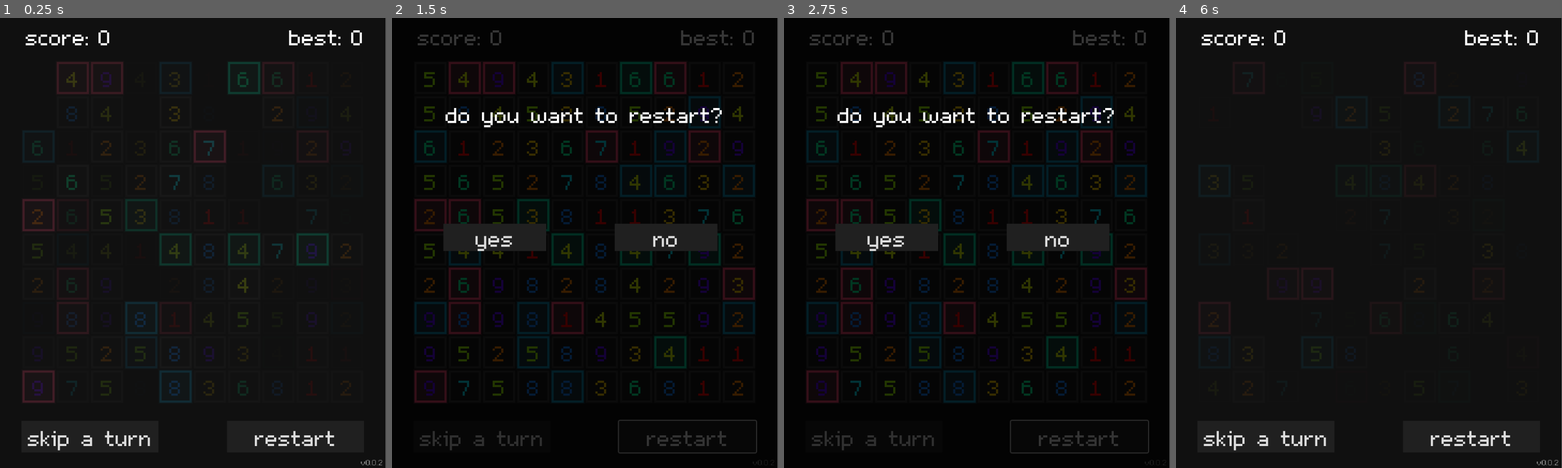
Above: before the commit, frames 1-4 (left to right).
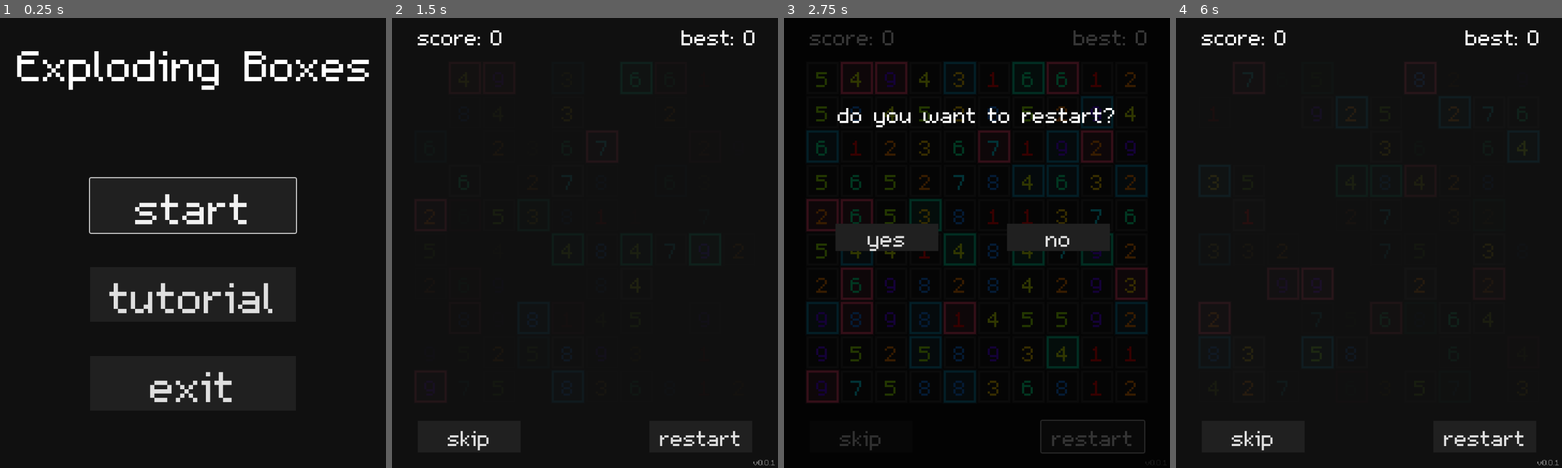
Above: after the commit, the same moments.

Repository: lorossi/Exploding-Boxes
Game: Godot game, scene res://scenes/gui/main_menu.tscn
The game is run twice, just before and just after one commit, with the same random seed, the same clock (stepped at 60 frames per second) and the same inputs. Before the commit the project starts from res://scenes/gui/level.tscn.
Inputs (mouse positions are in pixels of both pictures, inside the frame that each line leads up to):
- Up to frame 1 (0.25 s): no input
- Up to frame 2 (1.5 s): click (689, 436) at 0.5 s, where only the run before the commit has a clickable "restart"; click (585, 207) at 1.25 s, where only the run after the commit has a clickable "start"
- Up to frame 3 (2.75 s): click "restart" at 2 s
- Up to frame 4 (6 s): click "restart" at 2.75 s; click "restart" at 3.5 s; click "skip a turn" (after the commit: "skip") at 4.25 s; click "skip a turn" (after the commit: "skip") at 5 s; click "yes" at 5.75 s
In our replay, the window is 685x800 before the commit and 686x800 after it. These sizes can differ from the game's own. Grey fills any space a smaller window leaves; there, only what the larger window draws over its background counts as a difference.

The runs differ from the first frame. In frame 1, 8.6% of the frame differs, in the area x 4-100%, y 2-100%; in frame 2, 8.8%, in the area x 6-100%, y 2-100%; in frame 3, 1.5%; in frame 4, 0.9%.

Commit message:
small changes

Diff:
--- a/project.godot
+++ b/project.godot
@@ -11,16 +11,23 @@
 [application]
 
 config/name="Puzzle-1"
-config/version="0.0.2"
-run/main_scene="res://scenes/gui/level.tscn"
+config/version="0.0.1"
+run/main_scene="res://scenes/gui/main_menu.tscn"
 config/features=PackedStringArray("4.2", "GL Compatibility")
+boot_splash/bg_color=Color(0.0588235, 0.0588235, 0.0588235, 0.333333)
 config/icon="res://icon.svg"
+
+[autoload]
+
+SoundManagerInstance="*res://scripts/global/sound_manager.gd"
 
 [display]
 
 window/size/viewport_width=720
 window/size/viewport_height=840
 window/size/resizable=false
+window/stretch/mode="viewport"
+window/stretch/aspect="keep_width"
 
 [rendering]
 
--- a/scenes/gui/gui.tscn
+++ b/scenes/gui/gui.tscn
@@ -51,28 +51,22 @@
 text = "0"
 vertical_alignment = 1
 
-[node name="SkipButtonContainer" type="MarginContainer" parent="."]
-custom_minimum_size = Vector2(256, 0)
-layout_mode = 0
-offset_left = 40.0
+[node name="SkipButton" type="Button" parent="."]
+custom_minimum_size = Vector2(128, 0)
+layout_mode = 2
+offset_left = 48.0
 offset_top = 752.0
-offset_right = 296.0
+offset_right = 240.0
 offset_bottom = 811.0
+text = "skip"
 
-[node name="SkipButton" type="Button" parent="SkipButtonContainer"]
+[node name="RestartButton" type="Button" parent="."]
+custom_minimum_size = Vector2(128, 0)
 layout_mode = 2
-text = "skip a turn"
-
-[node name="RestartButtonContainer" type="MarginContainer" parent="."]
-custom_minimum_size = Vector2(256, 0)
-layout_mode = 0
-offset_left = 424.0
+offset_left = 480.0
 offset_top = 752.0
-offset_right = 680.0
+offset_right = 672.0
 offset_bottom = 811.0
-
-[node name="RestartButton" type="Button" parent="RestartButtonContainer"]
-layout_mode = 2
 text = "restart"
 
 [node name="VersionLabel" type="Label" parent="."]
--- a/scenes/gui/level.tscn
+++ b/scenes/gui/level.tscn
@@ -1,9 +1,10 @@
-[gd_scene load_steps=5 format=3 uid="uid://cn5qn75mxiokf"]
+[gd_scene load_steps=6 format=3 uid="uid://cn5qn75mxiokf"]
 
 [ext_resource type="Script" path="res://scripts/gui/level.gd" id="1_16c7t"]
 [ext_resource type="PackedScene" uid="uid://byvrsvu08omp3" path="res://scenes/gui/gui.tscn" id="2_fiagx"]
 [ext_resource type="PackedScene" uid="uid://cptbi1wmj4q8r" path="res://scenes/gui/game_over.tscn" id="3_jkiha"]
 [ext_resource type="PackedScene" uid="uid://uq1vkp0jubww" path="res://scenes/gui/active_rect.tscn" id="3_k54h8"]
+[ext_resource type="PackedScene" uid="uid://chtm0s6rncp54" path="res://scenes/gui/sound_player.tscn" id="3_lompf"]
 
 [node name="Level" type="Node2D"]
 script = ExtResource("1_16c7t")
@@ -24,6 +25,8 @@
 
 [node name="ActiveRect" parent="." instance=ExtResource("3_k54h8")]
 
+[node name="SoundPlayer" parent="." instance=ExtResource("3_lompf")]
+
 [node name="Gui" parent="." instance=ExtResource("2_fiagx")]
 
 [node name="GameOver" parent="." instance=ExtResource("3_jkiha")]
--- a/scenes/themes/gui_theme.tres
+++ b/scenes/themes/gui_theme.tres
@@ -15,3 +15,5 @@
 HBoxContainer/constants/separation = 16
 Label/font_sizes/font_size = 64
 Label/fonts/font = ExtResource("1_fqgri")
+MarginContainer/constants/margin_left = 32
+MarginContainer/constants/margin_right = 32
--- a/scripts/gui/level.gd
+++ b/scripts/gui/level.gd
@@ -2,10 +2,9 @@
 
 extends Node2D
 
-@export var cell_size: int = 64
-
 var _mouse_pressed: bool
 
+var _cell_size: int
 var _score: int
 
 var _base_cell_probability: float = 0.75
@@ -24,6 +23,11 @@
 var _active_rect: ActiveRect
 var _gui: GUI
 var _game_over: GameOver
+var _sound_player: SoundPlayer
+
+
+func _init() -> void:
+	_cell_size = 64
 
 
 func _ready() -> void:
@@ -32,13 +36,17 @@
 	_level_area = $LevelArea
 	_gui = $Gui
 	_game_over = $GameOver
+	_sound_player = $SoundPlayer
 
 	_gui.reset.connect(_restart_game)
 	_gui.skip.connect(_skip_turn)
 
 	_game_over.reset.connect(_restart_game)
 
-	_max_cells = _level_area.size / cell_size
+	_active_rect.rect_changed.connect(_on_rect_size_changed)
+	_active_rect.rect_reset.connect(_on_rect_size_reset)
+
+	_max_cells = _level_area.size / _cell_size
 	_restart_game()
 
 
@@ -53,7 +61,7 @@
 	for y in range(_max_cells.y):
 		for x in range(_max_cells.x):
 			var cell = CellFactory.create_random_cell(_base_cell_probability)
-			var cell_position = Vector2(x, y) * cell_size + _level_area.position
+			var cell_position = Vector2(x, y) * _cell_size + _level_area.position
 			_create_cell(cell, cell_position)
 
 	_score = 0
@@ -63,6 +71,9 @@
 
 func _skip_turn() -> void:
 	if _is_game_over():
+		return
+
+	if _is_any_cell_exploding():
 		return
 
 	while true:
@@ -80,7 +91,7 @@
 
 	cell.position = pos
 	cell.dead.connect(_on_cell_dead)
-	cell.set_size(Vector2.ONE * cell_size)
+	cell.set_size(Vector2.ONE * _cell_size)
 	cell.set_number((randi() % 9) + 1)
 	cell.set_skip_first_update(skip_first_update)
 
@@ -112,12 +123,36 @@
 
 
 func _on_cell_dead(cell: Cell) -> void:
+	var explosion_played: bool = false
+
 	if cell is ExplosiveCell and not cell.is_exploding():
 		_explode_cell(cell)
 
+		if not explosion_played:
+			_sound_player.play_cell_explosion()
+			explosion_played = true
+
+
+func _on_rect_size_changed(new_rect: Rect2, old_rect: Rect2) -> void:
+	var new_a = new_rect.get_area()
+	var old_a = old_rect.get_area()
+
+	if new_a == old_a or new_a == 0:
+		return
+
+	var area_ratio = new_a / _level_area.get_rect().get_area()
+	var pitch = remap(area_ratio, 0, 1, 0.5, 2)
+	if new_a > old_a:
+		_sound_player.play_rect_up(pitch)
+		return
+	_sound_player.play_rect_down(pitch)
+
+
+func _on_rect_size_reset() -> void:
+	_sound_player.play_rect_reset()
+
 
 func _explode_cell(cell: ExplosiveCell, radius: int = 1) -> void:
-	cell.explode()
 	var cell_position = _get_pos_from_cell(cell)
 
 	for x in range(-radius, radius + 1):
@@ -152,7 +187,7 @@
 
 			var new_cell = CellFactory.create_random_cell(_base_cell_probability)
 			var index = _max_cells.y * pos.y + pos.x
-			var new_cell_position = Vector2(pos.x, pos.y) * cell_size + _level_area.position
+			var new_cell_position = Vector2(pos.x, pos.y) * _cell_size + _level_area.position
 
 			_create_cell(new_cell, new_cell_position, index, true)
 
@@ -185,7 +220,7 @@
 
 
 func _get_pos_from_mouse(mouse_pos: Vector2) -> Vector2i:
-	return Vector2i((mouse_pos - _level_area.position) / cell_size)
+	return Vector2i((mouse_pos - _level_area.position) / _cell_size)
 
 
 func _get_cells_bbox(cells: Array) -> Rect2:
@@ -215,18 +250,19 @@
 
 	return Rect2(
 		Vector2(min_x, min_y),
-		Vector2(max_x - min_x + cell_size, max_y - min_y + cell_size),
+		Vector2(max_x - min_x + _cell_size, max_y - min_y + _cell_size),
 	)
 
 
 func _reset_active_cells() -> void:
-	_active_rect.reset()
 	_active_cells = []
 
 
+func _reset_active_rect(make_signal: bool = true) -> void:
+	_active_rect.reset(make_signal)
+
+
 func _delete_active_cells() -> void:
-	_active_rect.reset()
-
 	var to_grow = []
 
 	for c in _active_cells:
@@ -241,8 +277,10 @@
 
 			c.die(false)
 
-	for pos in to_grow:
-		_grow_cell(pos)
+	if to_grow.size() > 0:
+		_sound_player.play_cell_grown()
+		for pos in to_grow:
+			_grow_cell(pos)
 
 
 func _get_active_cells_sum() -> int:
@@ -262,8 +300,6 @@
 
 
 func _update_active_cells() -> void:
-	_reset_active_cells()
-
 	_active_cells = _cells_between(_drag_started, _drag_position)
 	_active_rect.set_draw_rect(_get_cells_bbox(_active_cells))
 
@@ -291,6 +327,9 @@
 		if c.update():
 			changed = true
 
+	if changed:
+		_sound_player.play_cell_damaged()
+
 	return changed
 
 
@@ -335,6 +374,17 @@
 			total += c.get_number()
 
 	return total
+
+
+func _is_any_cell_exploding() -> bool:
+	for c in _cells:
+		if c == null or not c is ExplosiveCell:
+			continue
+
+		if c.is_exploding():
+			return true
+
+	return false
 
 
 func _process(_delta):
@@ -347,45 +397,57 @@
 				c.die()
 
 
+func _handle_mouse_button(event: InputEventMouseButton) -> void:
+	# check that the event is a left click
+	if event.button_index != 1:
+		return
+
+	# check that the mouse is inside the level area
+	var mouse_inside = _level_area.get_rect().has_point(event.position)
+	if not mouse_inside:
+		_mouse_pressed = false
+		_reset_active_cells()
+		_reset_active_rect()
+		return
+
+	if _mouse_pressed:
+		_mouse_pressed = false
+		if _get_active_cells_sum() == 10:
+			_score += _get_active_cells_score()
+			_delete_active_cells()
+			_reset_active_rect(false)
+			_update_cells()
+			_sound_player.play_cell_gathered()
+			_gui.set_score(_score)
+			if _score > _gui.get_best_score():
+				_gui.set_best_score(_score)
+		else:
+			_reset_active_cells()
+			_reset_active_rect(true)
+
+	else:
+		_drag_started = event.position
+		_drag_position = event.position
+		_mouse_pressed = true
+
+
+func _handle_mouse_motion(event: InputEventMouseMotion) -> void:
+	if (_drag_position - event.position).length() <= _cell_size / 4.0:
+		return
+	_update_active_cells()
+	_drag_position = event.position
+
+
 func _input(event) -> void:
 	# check that the envent is mouse-related
 	if not event is InputEventMouse:
 		return
 
 	# check if any cell is currently exploding
-	for c in _cells:
-		if c == null:
-			continue
-
-		if c is ExplosiveCell and c.is_exploding():
-			return
+	if _is_any_cell_exploding():
+		return
 
 	if event is InputEventMouseButton:
-		# check that the mouse is inside the level area
-		var mouse_inside = _level_area.get_rect().has_point(event.position)
-		if not mouse_inside:
-			_mouse_pressed = false
-			_reset_active_cells()
-			return
-
-		if event.button_index == 1:
-			if not _mouse_pressed:
-				_drag_started = event.position
-				_drag_position = event.position
-				_mouse_pressed = true
-			else:
-				_mouse_pressed = false
-				if _get_active_cells_sum() == 10:
-					_score += _get_active_cells_score()
-					_delete_active_cells()
-					_update_cells()
-					_gui.set_score(_score)
-					if _score > _gui.get_best_score():
-						_gui.set_best_score(_score)
-				else:
-					_reset_active_cells()
-
+		_handle_mouse_button(event)
 	elif event is InputEventMouseMotion and _mouse_pressed:
-		if (_drag_position - event.position).length() > 8:
-			_update_active_cells()
-			_drag_position = event.position
+		_handle_mouse_motion(event)
